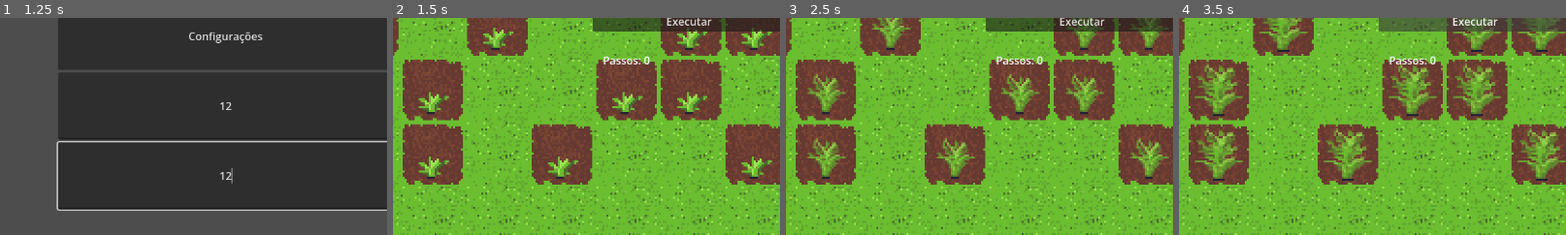
Above: before the commit, frames 1-4 (left to right).
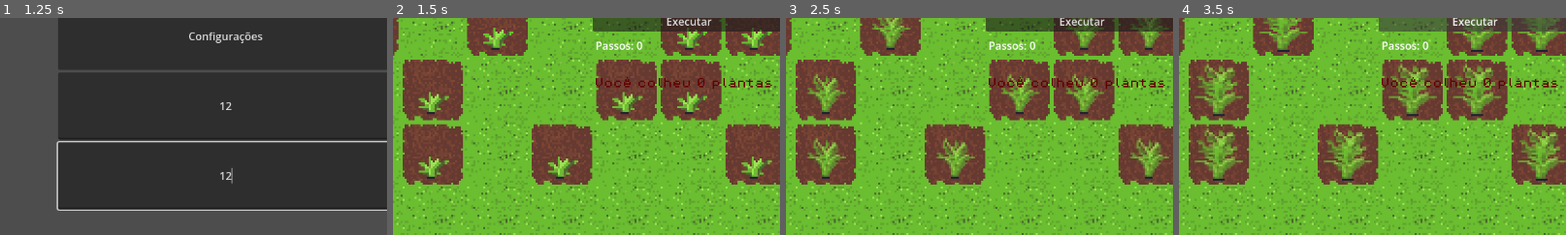
Above: after the commit, the same moments.

Repository: GameLab-UERJ/Monitoria-Estruturas-Algoritmos
Game: Godot game, scene res://scenes/control.tscn
The game is run twice, just before and just after one commit, with the same random seed, the same clock (stepped at 60 frames per second) and the same inputs.
Inputs (mouse positions are % of the whole screen's width and height, from its top left):
- Up to frame 1 (1.25 s): click (53, 70) at 0.52 s; type "12" at 0.6 s; click (53, 86) at 0.75 s; type "12" at 0.83 s
- Up to frame 2 (1.5 s): click "Iniciar jogo" at 1.25 s
- Up to frame 3 (2.5 s): click (62, 24) at 2.02 s; type "12" at 2.1 s; click (88, 27) at 2.25 s; type "Alex" at 2.33 s
- Up to frame 4 (3.5 s): click "Executar" at 2.75 s
The pictures show only the part of the screen within x 24-74%, y 50-100%; the shares and areas given below are measured in that part.

Frame 1 is identical in both runs. In frame 2, 1.1% of the frame differs, in the area x 52-98%, y 10-33%; in frame 3, 1.1%; in frame 4, 1.1%.

Commit message:
Sprint 7.1.1: Adicionando contagem de plantas simples

Diff:
--- a/scenes/cena_inicial_do_jogo.tscn
+++ b/scenes/cena_inicial_do_jogo.tscn
@@ -68,20 +68,20 @@
 script = ExtResource("6_7ibc3")
 
 [node name="FruitLabel" type="Label" parent="GameManager" unique_id=487621281]
-offset_left = -9.0
-offset_top = -78.0
-offset_right = 245.0
-offset_bottom = -55.0
+offset_left = 576.0
+offset_top = 414.0
+offset_right = 851.0
+offset_bottom = 450.0
 theme_override_colors/font_color = Color(0.38434958, 0, 0.008503549, 1)
 theme_override_fonts/font = ExtResource("7_cc1t5")
-theme_override_font_sizes/font_size = 8
+theme_override_font_sizes/font_size = 16
 text = "Você colheu 0 plantas"
 
 [node name="PassosLabel" type="Label" parent="GameManager" unique_id=1941908416]
-offset_left = 589.0
-offset_top = 376.0
-offset_right = 809.0
-offset_bottom = 435.0
+offset_left = 578.0
+offset_top = 354.0
+offset_right = 798.0
+offset_bottom = 413.0
 text = "Passos: 0"
 
 [connection signal="timeout" from="Timer" to="TileMapLayer" method="_on_timer_timeout"]
--- a/scripts/game_manager.gd
+++ b/scripts/game_manager.gd
@@ -6,7 +6,6 @@
 
 func add_fruit():
 	fruit += 1
-	print(fruit)
 	fruit_label.text = "Você colheu " + str(fruit) + " plantas "
 
 func add_passo():
--- a/scripts/prompt_de_comando.gd
+++ b/scripts/prompt_de_comando.gd
@@ -2,6 +2,7 @@
 
 @onready var editor = $HBoxContainer/VBoxContainer/EntradaComandos
 @onready var historico = $HBoxContainer/TextEdit
+@onready var game_manager = %GameManager
 
 const COMANDOS_VALIDOS = ["move_left", "move_right", "move_up", "move_down", "plant", "collect"]
 var actions = []
@@ -14,11 +15,7 @@
 func _on_button_pressed() -> void:
 	var texto_completo = editor.text
 	var linhas = texto_completo.split("\n")
-
-
 	historico.text += "--- Processando Bloco ---\n"
-
-
 
 	for linha in linhas:
 		var comando = linha.strip_edges()
@@ -43,9 +40,7 @@
 	for acao in actions:
 		match acao:
 			"move_left", "move_right", "move_up", "move_down":
-
 				player.mover_por_comando(acao)
-
 				await player.movement_finished
 
 			"plant":
@@ -57,6 +52,7 @@
 				mapa.colher_na_posicao(player.position)
 				player.mover_por_comando("collect")
 				await player.movement_finished
+				game_manager.add_fruit()
 
 	actions.clear()
 	historico.text += "--- Concluído ---\n"
